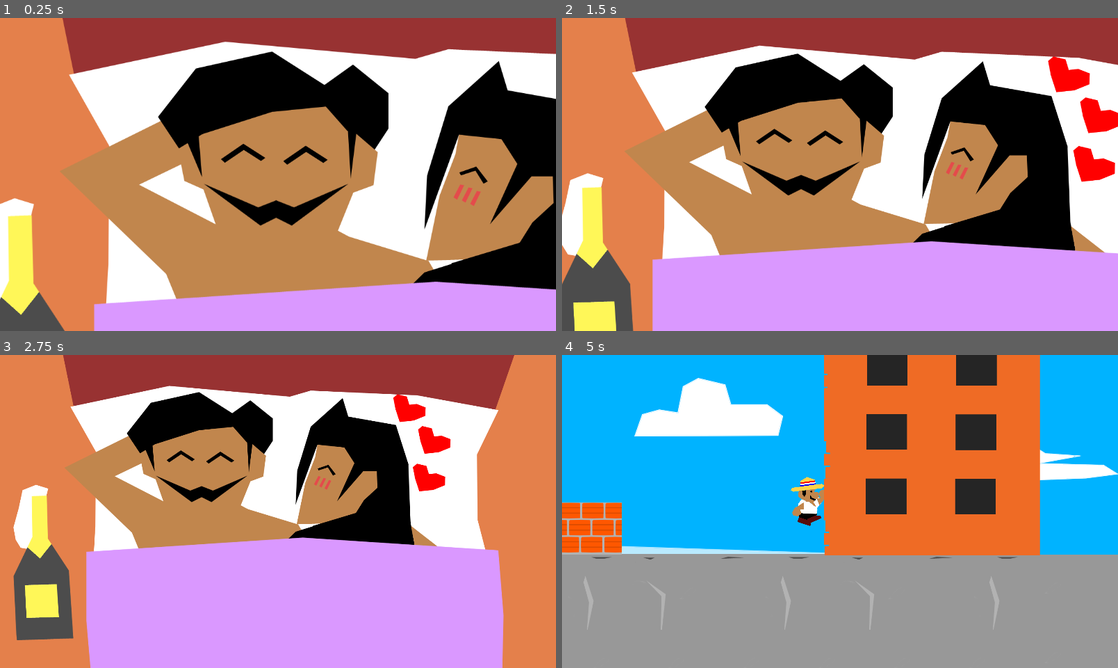
Above: before the commit, frames 1-4 (two rows, left to right).
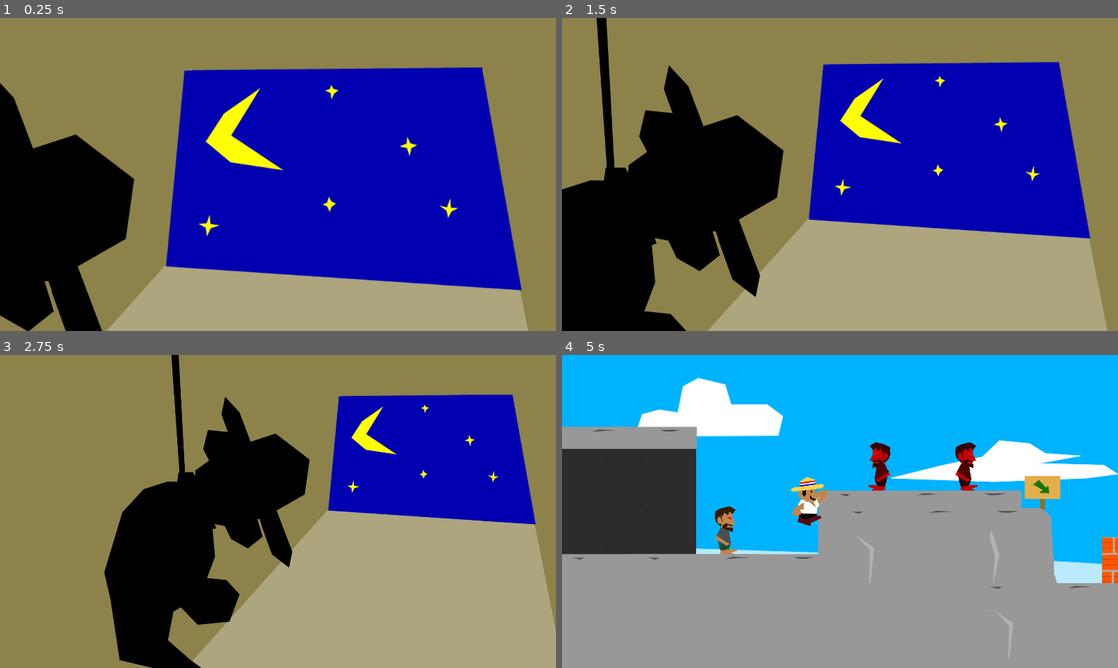
Above: after the commit, the same moments.

Repository: luispereira230797/donmariano
Game: Godot game, scene res://Scenes/EndingScene.tscn
Two runs of this game, one before a commit and one after it. Both use one fixed random seed, a clock stepped at 60 frames per second and the inputs below. This scene is started directly instead of the project's main scene.
Inputs:
- Up to frame 1 (0.25 s): no input
- Up to frame 2 (1.5 s): hold Right (ui_right) from 0.53 s (still down); tap Up (ui_up) at 0.77 s
- Up to frame 3 (2.75 s): tap Up (ui_up) at 1.52 s; release Right (ui_right) at 2.03 s; hold Left (ui_left) from 2.03 s (still down)
- Up to frame 4 (5 s): release Left (ui_left) at 2.78 s; hold Right (ui_right) 2.78-3.5 s; tap Up (ui_up) at 3.02, 4.52 s; click "REINTENTAR" at 3.5 s; hold Right (ui_right) from 4.28 s (still down)

The runs differ from the first frame. In frame 1, 100% of the frame differs, in the area x 0-100%, y 0-100%; in frame 2, 100%; in frame 3, 99%; in frame 4, 38%.

Commit message:
All Endings music

Diff:
--- a/Scenes/BaseButton.tscn
+++ b/Scenes/BaseButton.tscn
@@ -21,7 +21,7 @@
 "times": PoolRealArray( 0, 0.5 ),
 "transitions": PoolRealArray( 1, 1 ),
 "update": 0,
-"values": [ Vector2( 485, 901 ), Vector2( 496, 537 ) ]
+"values": [ Vector2( 485, 901 ), Vector2( 496, 581 ) ]
 }
 tracks/1/type = "value"
 tracks/1/path = NodePath(".:rect_rotation")
--- a/Scenes/EndingScene.tscn
+++ b/Scenes/EndingScene.tscn
@@ -491,4 +491,6 @@
 anims/Ending8 = SubResource( 9 )
 anims/RESET = SubResource( 2 )
 
+[node name="AudioStreamPlayer" type="AudioStreamPlayer" parent="."]
+
 [connection signal="animation_finished" from="AnimationPlayer" to="." method="_on_AnimationPlayer_animation_finished"]
--- a/Scenes/FallEnding.tscn
+++ b/Scenes/FallEnding.tscn
@@ -1,6 +1,7 @@
-[gd_scene load_steps=5 format=2]
+[gd_scene load_steps=6 format=2]
 
 [ext_resource path="res://assets/sprites/gameoverfalling.png" type="Texture" id=1]
+[ext_resource path="res://Sounds/EndingMusics/ALostSoul.mp3" type="AudioStream" id=2]
 [ext_resource path="res://Scripts/FallEnding.gd" type="Script" id=3]
 
 [sub_resource type="Animation" id=1]
@@ -70,4 +71,7 @@
 anims/Intro = SubResource( 1 )
 anims/RESET = SubResource( 2 )
 
+[node name="AudioStreamPlayer" type="AudioStreamPlayer" parent="."]
+stream = ExtResource( 2 )
+
 [connection signal="animation_finished" from="AnimationPlayer" to="." method="_on_AnimationPlayer_animation_finished"]
--- a/Scenes/FinalScene.tscn
+++ b/Scenes/FinalScene.tscn
@@ -199,6 +199,7 @@
 
 [node name="AudioStreamPlayer" type="AudioStreamPlayer" parent="."]
 stream = ExtResource( 15 )
+volume_db = 5.0
 
 [connection signal="animation_finished" from="AnimationPlayer" to="." method="_on_AnimationPlayer_animation_finished"]
 [connection signal="next" from="DialogBox" to="." method="_on_DialogBox_next"]
--- a/Scenes/GameOver.tscn
+++ b/Scenes/GameOver.tscn
@@ -1,8 +1,9 @@
-[gd_scene load_steps=6 format=2]
+[gd_scene load_steps=7 format=2]
 
 [ext_resource path="res://assets/sprites/gameovercharacter.png" type="Texture" id=1]
 [ext_resource path="res://assets/sprites/ground.png" type="Texture" id=2]
 [ext_resource path="res://Scripts/GameOver.gd" type="Script" id=3]
+[ext_resource path="res://Sounds/EndingMusics/ALostSoul.mp3" type="AudioStream" id=4]
 
 [sub_resource type="Animation" id=1]
 resource_name = "GameOver"
@@ -76,4 +77,7 @@
 scale = Vector2( 0.658333, 0.658333 )
 texture = ExtResource( 1 )
 
+[node name="AudioStreamPlayer" type="AudioStreamPlayer" parent="."]
+stream = ExtResource( 4 )
+
 [connection signal="animation_finished" from="AnimationPlayer" to="." method="_on_AnimationPlayer_animation_finished"]
--- a/Scenes/GameOverMessage.tscn
+++ b/Scenes/GameOverMessage.tscn
@@ -38,10 +38,10 @@
 align = 1
 
 [node name="LabelGameOver" type="Label" parent="."]
-margin_left = 40.0
-margin_top = 597.0
-margin_right = 1227.0
-margin_bottom = 686.0
+margin_left = 42.0
+margin_top = 481.0
+margin_right = 1229.0
+margin_bottom = 570.0
 custom_colors/font_color = Color( 0, 1, 0.0862745, 1 )
 custom_fonts/font = SubResource( 2 )
 text = "FIN DEL JUEGO"
--- a/Scenes/Level1.tscn
+++ b/Scenes/Level1.tscn
@@ -445,7 +445,7 @@
 [node name="CanvasLayer" type="CanvasLayer" parent="."]
 
 [node name="Player" parent="." instance=ExtResource( 1 )]
-position = Vector2( 16170, -117 )
+position = Vector2( 13306, -73 )
 
 [node name="ParallaxBackground4" type="ParallaxBackground" parent="."]
 layer = -98
--- a/Scenes/Player.tscn
+++ b/Scenes/Player.tscn
@@ -140,7 +140,7 @@
 
 [node name="JumpSoundPlayer" type="AudioStreamPlayer" parent="."]
 stream = ExtResource( 4 )
-volume_db = -10.0
+volume_db = -12.0
 
 [node name="KillSoundPlayer" type="AudioStreamPlayer" parent="."]
 stream = ExtResource( 5 )
--- a/Scripts/EndingScene.gd
+++ b/Scripts/EndingScene.gd
@@ -11,6 +11,8 @@
 	var ending = getEnding()
 	get_node(ending).visible = true
 	$AnimationPlayer.play(ending)
+	$AudioStreamPlayer.stream = load(Global.gameOverMusic)
+	$AudioStreamPlayer.play()
 
 
 # Called every frame. 'delta' is the elapsed time since the previous frame.
--- a/Scripts/FallEnding.gd
+++ b/Scripts/FallEnding.gd
@@ -9,6 +9,7 @@
 # Called when the node enters the scene tree for the first time.
 func _ready():
 	$AnimationPlayer.play("Intro")
+	$AudioStreamPlayer.play()
 
 
 # Called every frame. 'delta' is the elapsed time since the previous frame.
--- a/Scripts/GameOver.gd
+++ b/Scripts/GameOver.gd
@@ -9,6 +9,7 @@
 # Called when the node enters the scene tree for the first time.
 func _ready():
 	$AnimationPlayer.play("GameOver")
+	$AudioStreamPlayer.play()
 
 
 # Called every frame. 'delta' is the elapsed time since the previous frame.
--- a/Scripts/Global.gd
+++ b/Scripts/Global.gd
@@ -1,6 +1,13 @@
 extends Node
 
-var items = ["cash", "ring", "phone"]
+const miniDonMario = "res://assets/sprites/minidonmario.png"
+const miniDrogadicto = "res://assets/sprites/minidrogadicto.png"
+const miniWife = "res://assets/sprites/miniwife.png"
+const MUSIC_ROSE_GARDEN = "res://Sounds/EndingMusics/RoseGarden.mp3"
+const MUSIC_NO_DESTINATION = "res://Sounds/EndingMusics/NoDestination.mp3"
+const MUSIC_A_LOST_SOUL = "res://Sounds/EndingMusics/ALostSoul.mp3"
+
+var items = []
 var current_scene = "KilledByDrogadicto"
 var previous_scene = null
 var text = ""
@@ -10,12 +17,9 @@
 var gameOverMessage = ""
 var gameOverText = ""
 var gameOverFinalColor = "ff0000"
+var gameOverMusic = MUSIC_ROSE_GARDEN
 var cutsceneFirstText = ""
 var cutsceneFirstIcon = ""
-
-const miniDonMario = "res://assets/sprites/minidonmario.png"
-const miniDrogadicto = "res://assets/sprites/minidrogadicto.png"
-const miniWife = "res://assets/sprites/miniwife.png"
 
 func reset():
 	items = ["cash", "ring", "phone"] #["cash", "ring", "phone"]
@@ -28,6 +32,7 @@
 	gameOverFinalText = ""
 	gameOverMessage = ""
 	gameOverText = ""
+	gameOverMusic = MUSIC_ROSE_GARDEN
 
 func die():
 	itemSelected = false
@@ -105,34 +110,42 @@
 		gameOverMessage = "Llegaste a casa con todas tus cosas y te llaman aceptandote un trabajo que \n paga mejor, tu esposa se puso de buen humor."
 		gameOverFinalText = "Final 3/10"
 		gameOverText = "FINAL PERFECTO"
+		gameOverMusic = MUSIC_ROSE_GARDEN
 	elif final == "final2":
 		gameOverMessage = "Llegaste feliz porque podrás pagar la hipoteca a tiempo y tienes \n una linda cena con tu esposa."
 		gameOverFinalText = "Final 4/10"
 		gameOverText = "FINAL FELIZ"
+		gameOverMusic = MUSIC_ROSE_GARDEN
 	elif final == "final3":
 		gameOverMessage = "Llegaste sin el anillo de casamiento y tu esposa se enoja, sin embargo recibes \n una llamada en la que te aceptan en un trabajo que paga mejor, festejan eso."
 		gameOverFinalText = "Final 5/10"
 		gameOverText = "FINAL SAFANDO"
+		gameOverMusic = MUSIC_ROSE_GARDEN
 	elif final == "final4":
 		gameOverMessage = "Llegaste sin el anillo de casamiento y sin tu celular pero si con el dinero para \n pagar la hipoteca, tu esposa se enoja y te deja cenando solo."
 		gameOverFinalText = "Final 6/10"
 		gameOverText = "FINAL SOLITARIO"
+		gameOverMusic = MUSIC_NO_DESTINATION
 	elif final == "final5":
 		gameOverMessage = "Llegaste sin nada, tu esposa se decepciona y te abandona \n haces algo irreversible..."
 		gameOverFinalText = "Final 7/10"
 		gameOverText = "BAD ENDING"
+		gameOverMusic = MUSIC_A_LOST_SOUL
 	elif final == "final6":
 		gameOverMessage = "Llegas preocupado porque no tienes el dinero para pagar la hipoteca, sin \n embargo recibes una llamada en la que te aceptan un trabajo que paga mejor, festejan eso."
 		gameOverFinalText = "Final 8/10"
 		gameOverText = "FINAL FELIZ ALTERNATIVO"
+		gameOverMusic = MUSIC_ROSE_GARDEN
 	elif final == "final7":
 		gameOverMessage = "Llegas preocupado porque no tienes el dinero para la hipoteca, tu esposa \n se enoja porque no tienes el anillo, te llaman aceptándote un trabajo que \n paga mejor, tu esposa te felicita fríamente y te deja cenando solo."
 		gameOverFinalText = "Final 9/10"
 		gameOverText = "FINAL SOLITARIO ALTERNATIVO"
+		gameOverMusic = MUSIC_NO_DESTINATION
 	elif final == "final8":
 		gameOverMessage = "Llegas preocupado porque te robaron todo menos el anillo, tu esposa \n te consuela y cenan preocupados."
 		gameOverFinalText = "Final 10/10"
 		gameOverText = "FINAL CONSUELO"
+		gameOverMusic = MUSIC_ROSE_GARDEN
 
 func retry():
 	reset()
Not shown, changed: .mono/metadata/ide_messaging_meta.txt
Not shown, added: Sounds/EndingMusics/A Lost Soul (128 kbps).mp3.import
Not shown, added: Sounds/EndingMusics/ALostSoul.mp3.import
Not shown, added: Sounds/EndingMusics/No Destination (128 kbps).mp3.import
Not shown, added: Sounds/EndingMusics/NoDestination.mp3.import
Not shown, added: Sounds/EndingMusics/Pix - Rose Garden (128 kbps).mp3.import
Not shown, added: Sounds/EndingMusics/RoseGarden.mp3.import
Not shown, added: Sounds/EndingMusics/ALostSoul.mp3
Not shown, added: Sounds/EndingMusics/NoDestination.mp3
Not shown, added: Sounds/EndingMusics/RoseGarden.mp3
